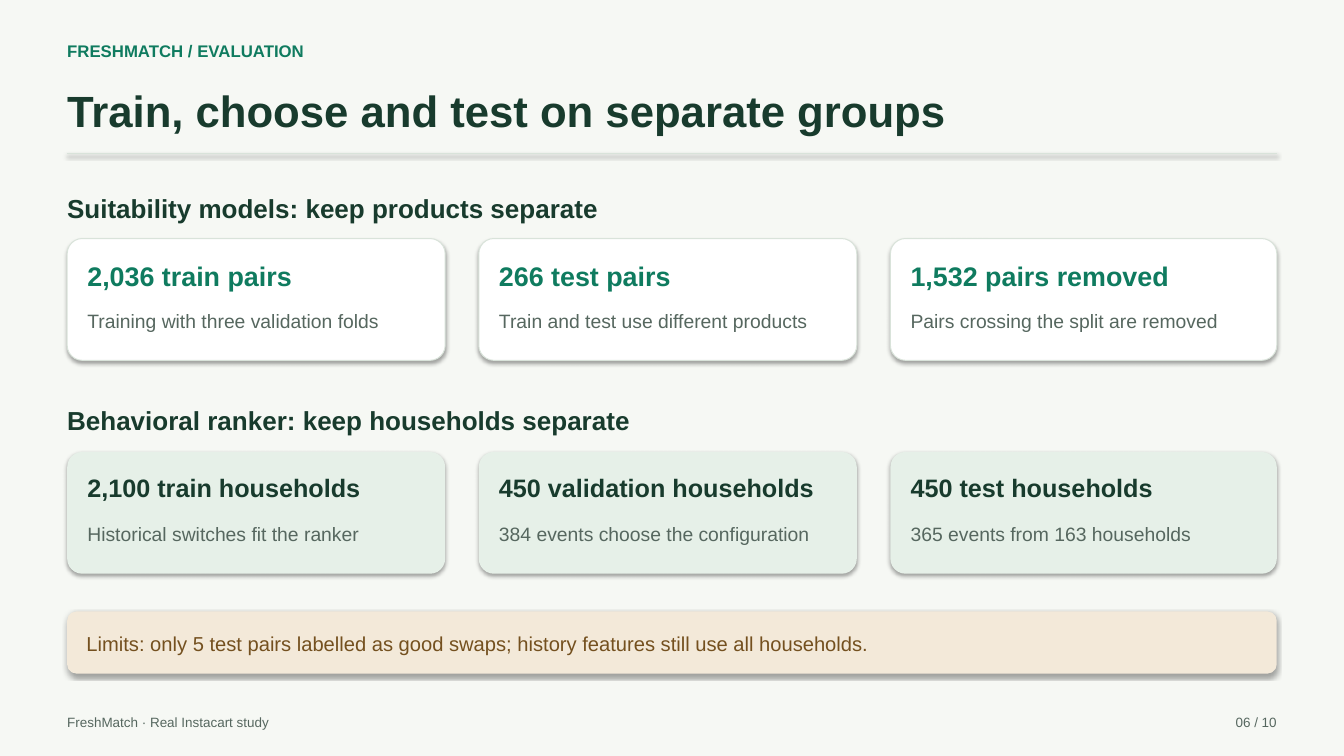
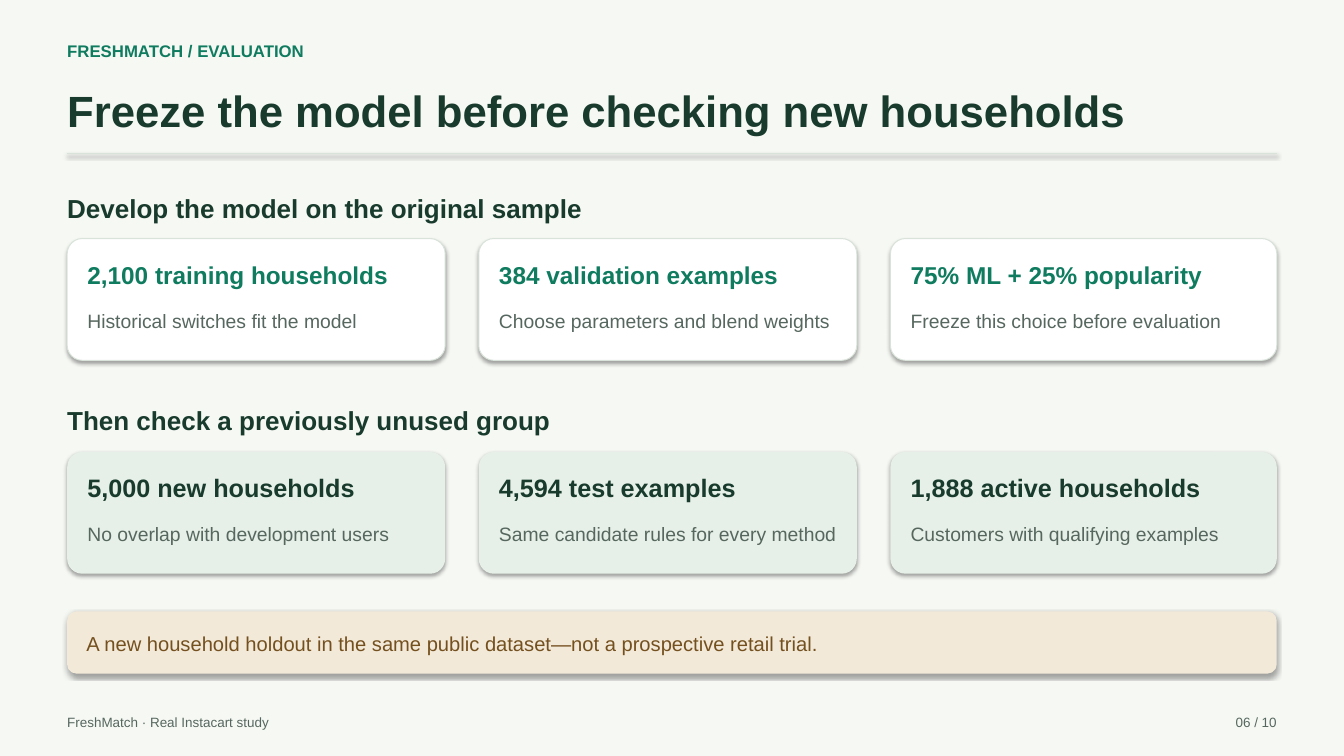
Before and after one commit to RangaMokshagna/FreshMatch, a slide deck: slide 6 of presentations/FreshMatch_Project_Presentation.pptx. Drawn at 1344x756 pixels with LibreOffice and Linux fonts; fonts in the diff are those of the drawing. Boxes give left, top, right and bottom in pixels: in the first picture for what was removed or moved away, otherwise in the second. Text is boxed around its words. In the diff, an @@ line names an element or a change of style, - is before the commit and + after.

Commit message:
Improve ranking with validation-selected hybrid and frozen fresh-household evaluation

```diff
--- a/presentations/FreshMatch_Project_Presentation.pptx
+++ b/presentations/FreshMatch_Project_Presentation.pptx
@@ text at (67, 95, 1125, 136): text changed @@
-Train, choose and test on separate groups
+Freeze the model before checking new households
@@ text at (67, 199, 582, 224): text changed @@
-Suitability models: keep products separate
+Develop the model on the original sample
@@ text at (87, 266, 388, 289): text changed; size 19.2 to 17.4 pt @@
-2,036 train pairs
+2,100 training households
@@ text at (499, 266, 778, 289): text changed; size 19.2 to 17.4 pt @@
-266 test pairs
+384 validation examples
@@ text at (911, 266, 1202, 289): text changed; size 19.2 to 17.4 pt @@
-1,532 pairs removed
+75% ML + 25% popularity
@@ text at (87, 314, 357, 328): text changed @@
-Training with three validation folds
+Historical switches fit the model
@@ text at (499, 314, 829, 332): text changed @@
-Train and test use different products
+Choose parameters and blend weights
@@ text at (911, 314, 1221, 328): text changed @@
-Pairs crossing the split are removed
+Freeze this choice before evaluation
@@ text at (67, 411, 550, 436): text changed @@
-Behavioral ranker: keep households separate
+Then check a previously unused group
@@ text at (87, 478, 354, 501): text changed @@
-2,100 train households
+5,000 new households
@@ text at (499, 478, 736, 503): text changed @@
-450 validation households
+4,594 test examples
@@ text at (911, 478, 1200, 501): text changed @@
-450 test households
+1,888 active households
@@ text at (87, 527, 389, 545): text changed @@
-Historical switches fit the ranker
+No overlap with development users
@@ text at (499, 527, 836, 545): text changed @@
-384 events choose the configuration
+Same candidate rules for every method
@@ text at (911, 527, 1219, 545): text changed @@
-365 events from 163 households
+Customers with qualifying examples
@@ text at (86, 636, 817, 655): text changed @@
-Limits: only 5 test pairs labelled as good swaps; history features still use all households.
+A new household holdout in the same public dataset—not a prospective retail trial.
```
Also in this commit, not shown: 2 other slides changed, 1 slide added, 1 slide removed, 44 other files.
